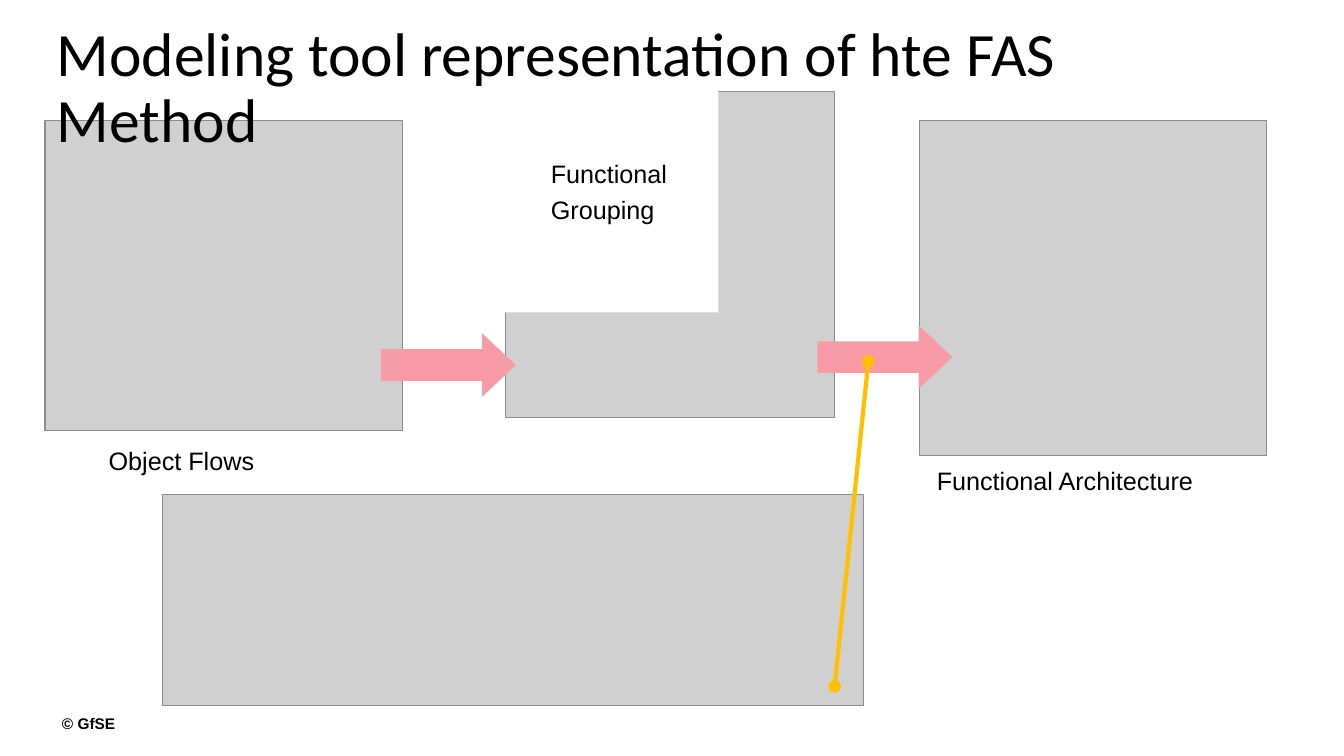
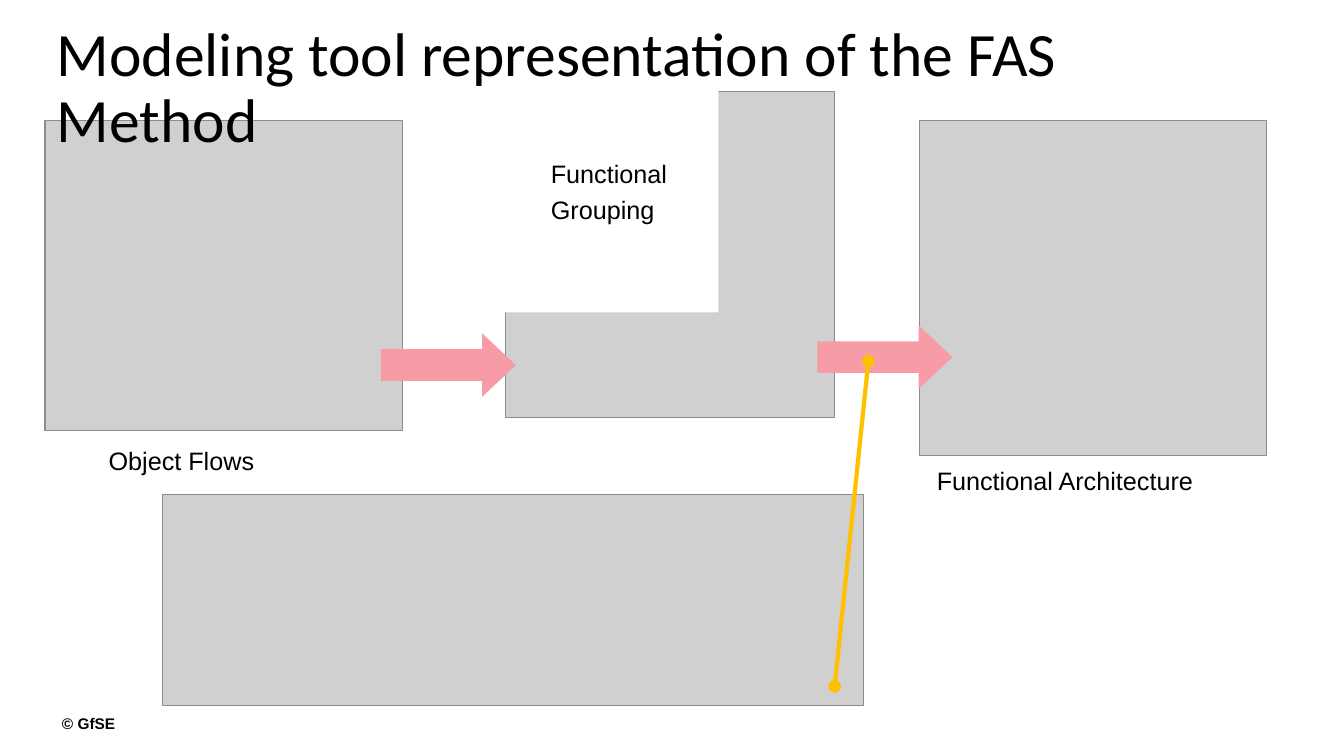
Before and after one commit to GfSE/fas4sysmlv2, a slide deck: slide 3 of doc/tech-docs/sysmlv2-pilot/fas4sysmlv2.odp. Drawn at 1344x756 pixels with LibreOffice and Linux fonts; fonts in the diff are those of the drawing; grey boxes stand for pictures. Boxes give left, top, right and bottom in pixels: in the first picture for what was removed or moved away, otherwise in the second. Text is boxed around its words. In the diff, an @@ line names an element or a change of style, - is before the commit and + after.

```diff
--- a/doc/tech-docs/sysmlv2-pilot/fas4sysmlv2.odp
+++ b/doc/tech-docs/sysmlv2-pilot/fas4sysmlv2.odp
@@ title at (57, 33, 1056, 143): text changed @@
-Modeling tool representation of hte FAS Method
+Modeling tool representation of the FAS Method
```
Also in this commit, not shown: 2 other slides changed, 3 other files.
